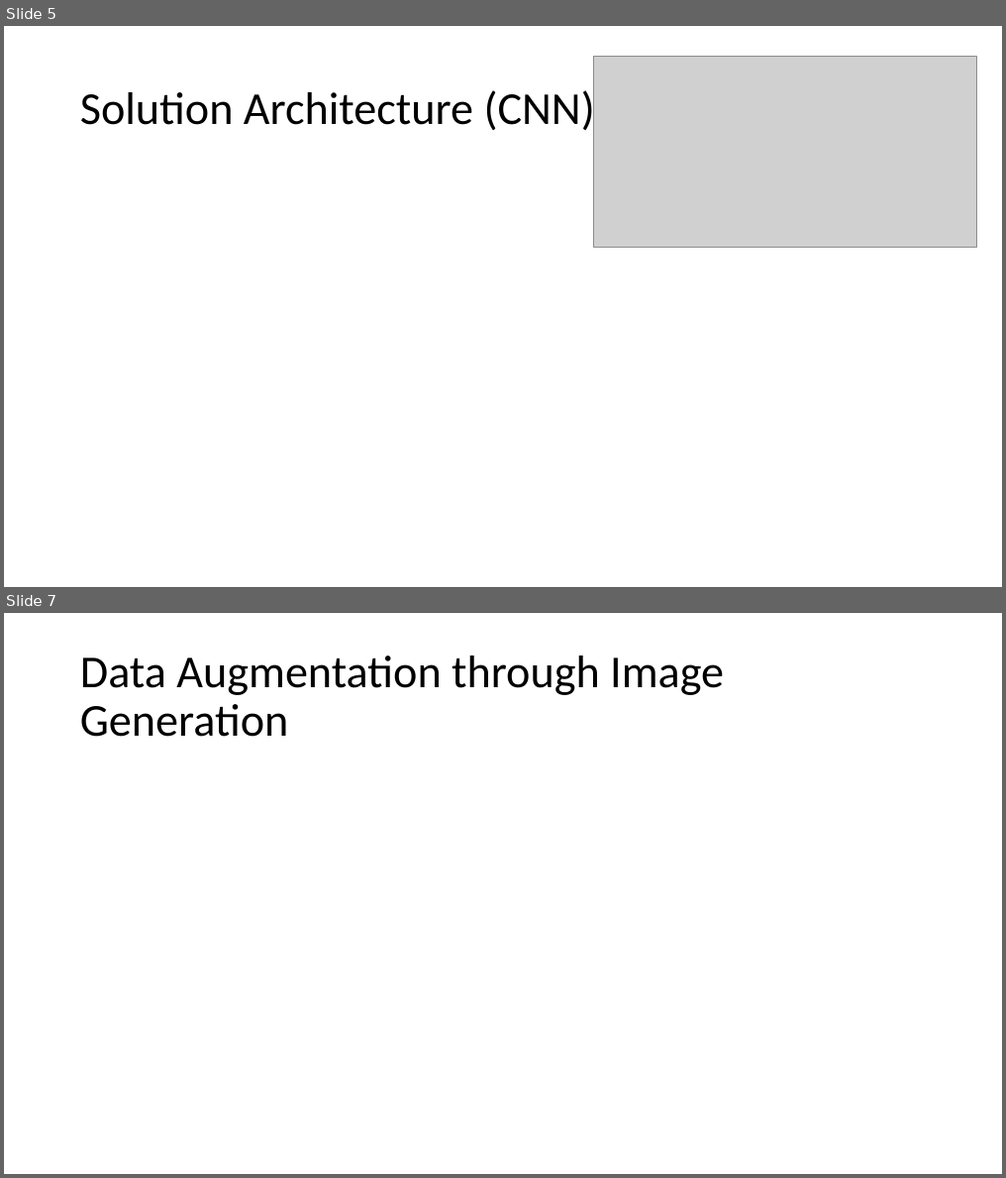
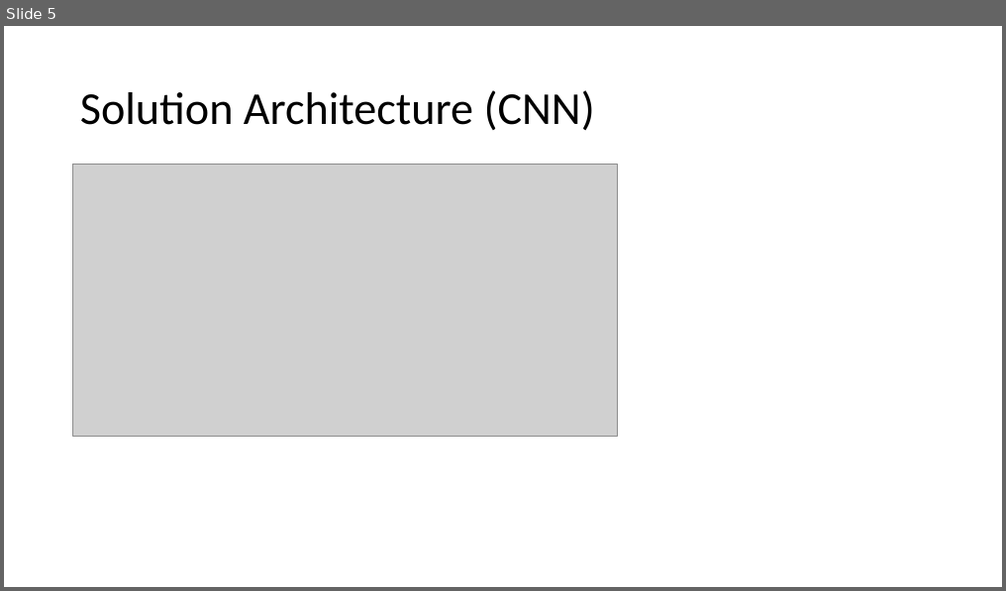
Before and after one commit to MorganMWJ/sem1020-paper-presentations, a slide deck: dr_slides.pptx. Shown one above the other, each under a label of ours: slides 5 and 7 before the commit, slide 5 after it; the slides between them are not shown. The pictures are 1006x1178 and 1006x591 pixels, drawn with LibreOffice and Linux fonts; fonts in the diff are those of the drawing; grey boxes stand for pictures. Boxes give left, top, right and bottom in pixels: in the first picture for what was removed or moved away, otherwise in the second. Text is boxed around its words. In the diff, an @@ line names an element or a change of style, - is before the commit and + after.

Commit message:
Added images and updates

```diff
--- a/dr_slides.pptx
+++ b/dr_slides.pptx
@@ slide 7 removed at bbox=[4, 613, 1002, 1174], background #FFFFFF @@
@@ title removed at bbox=[80, 656, 724, 737] @@
-Data Augmentation through Image Generation
@@ slide 5 changed as well @@
@@ picture: place and size @@
-picture at bbox=[593, 56, 976, 247]
+picture at bbox=[73, 165, 618, 436]
```
Also in this commit, not shown: 4 other slides changed, 6 slides added, 1 other slide removed, 4 other files.
